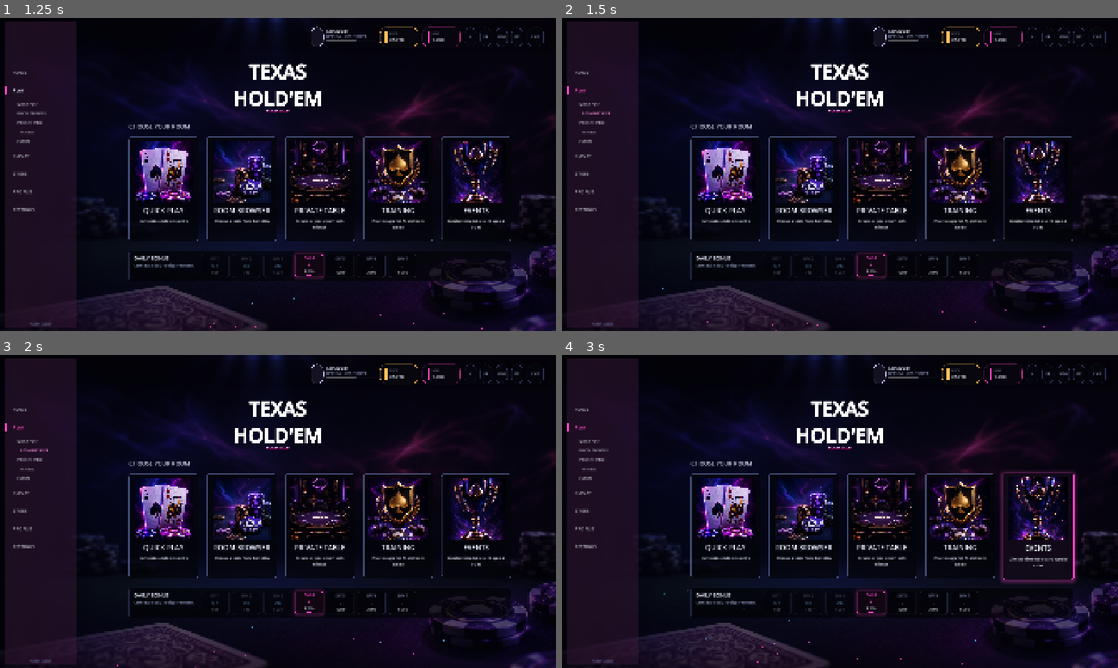
Above: before the commit, frames 1-4 (two rows, left to right).
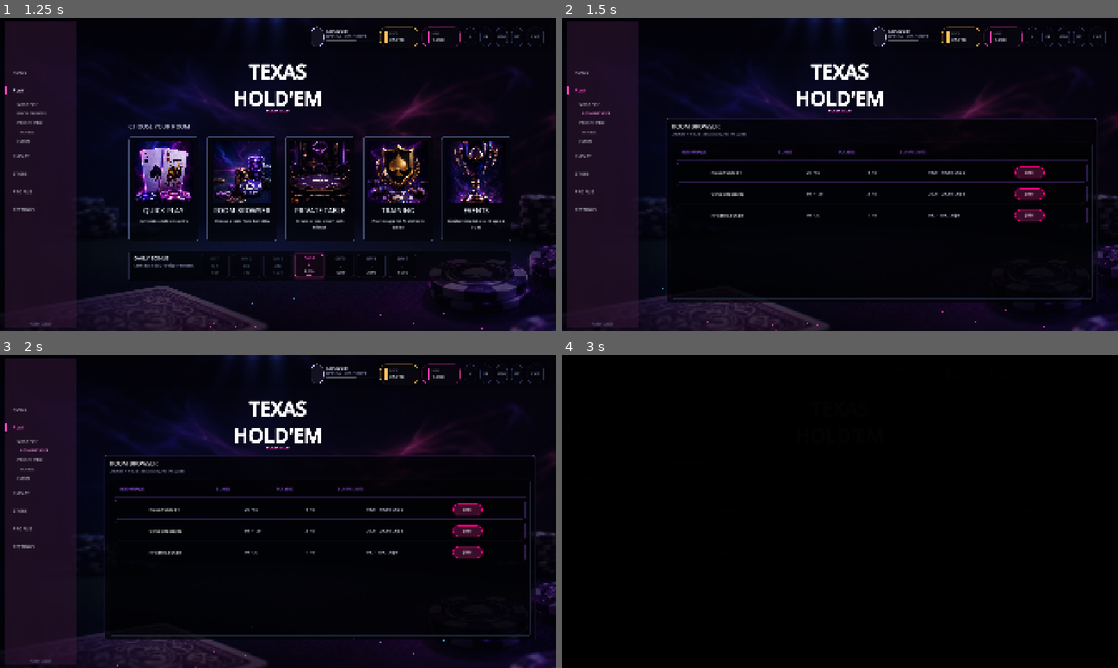
Above: after the commit, the same moments.

Repository: jjbondth18/texas
Game: Godot game, scene res://scenes/screens/home_lobby_screen.tscn
Same seed, same stepped clock (60 frames per second), same inputs: the game is played once before the commit and once after it.
Inputs (mouse positions are in pixels of both pictures, inside the frame that each line leads up to):
- Up to frame 1 (1.25 s): click "PLAY" at 0.5 s
- Up to frame 2 (1.5 s): click "ROOM BROWSER" at 1.25 s
- Up to frame 3 (2 s): no input
- Up to frame 4 (3 s): click (1029, 508) at 2 s, where only the run after the commit has a clickable "JOIN"; click (1029, 530) at 2.75 s, where only the run after the commit has a clickable "JOIN"

Frame 1 is identical in both runs. In frame 2, 14% of the frame differs, in the area x 18-97%, y 32-91%; in frame 3, 15%; in frame 4, 47%, in the area x 0-100%, y 0-100%.

Commit message:
antigravity: implement dynamic room browser panel and cinematic table transition

Diff:
--- a/scripts/screens/home_lobby_screen.gd
+++ b/scripts/screens/home_lobby_screen.gd
@@ -7,7 +7,8 @@
 	REPLAY,
 	STORE,
 	PROFILE,
-	SETTINGS
+	SETTINGS,
+	ROOM_BROWSER
 }
 
 @export var background_motion_enabled := true
@@ -28,6 +29,7 @@
 var _logo_fallback: Control
 var _prompt: Label
 var _play_panel: PanelContainer
+var _room_browser_panel: PanelContainer
 var _replay_panel: PanelContainer
 var _store_panel: PanelContainer
 var _profile_panel: PanelContainer
@@ -38,6 +40,7 @@
 var _foreground_decor: TextureRect
 var _expanded := false
 var _bg_breath_tween: Tween
+var _fade_overlay: ColorRect
 
 const MockDataProvider := preload("res://scripts/demo/mock_data_provider.gd")
 const MODE_IMAGES := {
@@ -66,11 +69,20 @@
 	_build_foreground()
 	_build_layout()
 	_build_play_panel()
+	_build_room_browser_panel()
 	_build_replay_panel()
 	_build_store_panel()
 	_build_profile_panel()
 	_build_settings_panel()
 
+	_fade_overlay = ColorRect.new()
+	_fade_overlay.name = "FadeOverlay"
+	_fade_overlay.set_anchors_preset(Control.PRESET_FULL_RECT)
+	_fade_overlay.color = Color(0, 0, 0, 0)
+	_fade_overlay.mouse_filter = Control.MOUSE_FILTER_IGNORE
+	_fade_overlay.visible = false
+	add_child(_fade_overlay)
+
 	var lobby_vm := MockDataProvider.get_lobby_view_model()
 	_top_bar.configure(lobby_vm["player"])
 	set_state(LobbyState.COLLAPSED, false)
@@ -82,7 +94,7 @@
 	var nav_id := "home"
 	match current_state:
 		LobbyState.COLLAPSED: nav_id = "home"
-		LobbyState.PLAY_EXPANDED: nav_id = "play"
+		LobbyState.PLAY_EXPANDED, LobbyState.ROOM_BROWSER: nav_id = "play"
 		LobbyState.REPLAY: nav_id = "replay"
 		LobbyState.STORE: nav_id = "store"
 		LobbyState.PROFILE: nav_id = "profile"
@@ -344,6 +356,8 @@
 
 func _on_play_submenu_selected(id: String) -> void:
 	print("Selected play submenu: %s" % id)
+	if id == "room_browser":
+		set_state(LobbyState.ROOM_BROWSER)
 
 var _transition_tween: Tween
 
@@ -368,6 +382,7 @@
 		LobbyState.STORE: return _store_panel
 		LobbyState.PROFILE: return _profile_panel
 		LobbyState.SETTINGS: return _settings_panel
+		LobbyState.ROOM_BROWSER: return _room_browser_panel
 		_: return null
 
 func _set_expanded(value: bool, immediate: bool = false) -> void:
@@ -380,7 +395,7 @@
 	var logo_scale := LOGO_EXPANDED_SCALE if value else LOGO_COLLAPSED_SCALE
 
 	var active_panel := _get_panel_for_state(current_state)
-	var all_panels := [_play_panel, _replay_panel, _store_panel, _profile_panel, _settings_panel]
+	var all_panels := [_play_panel, _replay_panel, _store_panel, _profile_panel, _settings_panel, _room_browser_panel]
 
 	if _transition_tween:
 		_transition_tween.kill()
@@ -480,6 +495,8 @@
 
 func _on_mode_selected(id: String) -> void:
 	print("Selected lobby mode: %s" % id)
+	if id == "room_browser":
+		set_state(LobbyState.ROOM_BROWSER)
 
 func set_background_motion_enabled(value: bool) -> void:
 	background_motion_enabled = value
@@ -515,6 +532,8 @@
 		set_state(LobbyState.PROFILE, false)
 	elif state == "settings":
 		set_state(LobbyState.SETTINGS, false)
+	elif state == "room_browser":
+		set_state(LobbyState.ROOM_BROWSER, false)
 	else:
 		set_state(LobbyState.COLLAPSED, false)
 	var hover_index := _arg_value(args, "--capture-lobby-hover-index", "")
@@ -664,6 +683,164 @@
 			_cta_button.modulate.a = alpha
 		else:
 			_cta_button.modulate.a = 1.0
+
+func _on_join_pressed(room_id: String) -> void:
+	print("Loading Poker Table: %s..." % room_id)
+	_fade_overlay.visible = true
+	_fade_overlay.color = Color(0, 0, 0, 0)
+	_fade_overlay.mouse_filter = Control.MOUSE_FILTER_STOP
+	_stop_bg_breathing()
+	var tween := create_tween()
+	tween.tween_property(_fade_overlay, "color", Color(0.0, 0.0, 0.0, 1.0), 1.0).set_trans(Tween.TRANS_SINE).set_ease(Tween.EASE_IN_OUT)
+	tween.tween_callback(func() -> void:
+		print("Transition complete. Poker table %s loaded." % room_id)
+	)
+
+func _build_room_browser_panel() -> void:
+	_room_browser_panel = PanelContainer.new()
+	_room_browser_panel.name = "RoomBrowserPanel"
+	_room_browser_panel.anchor_left = 0.0
+	_room_browser_panel.anchor_top = 0.32
+	_room_browser_panel.anchor_right = 1.0
+	_room_browser_panel.anchor_bottom = 0.91
+	_room_browser_panel.offset_left = MAIN_LEFT
+	_room_browser_panel.offset_right = -MAIN_RIGHT
+	_room_browser_panel.mouse_filter = Control.MOUSE_FILTER_PASS
+	_room_browser_panel.custom_minimum_size = Vector2(0, 580)
+	_room_browser_panel.visible = false
+	_room_browser_panel.modulate.a = 0.0
+	_room_browser_panel.add_theme_stylebox_override("panel", HomeTheme.make_panel_style(Color(0.006, 0.008, 0.016, 0.72), Color(0.62, 0.36, 1.0, 0.28), 8, 1))
+	_lobby_ui_root.add_child(_room_browser_panel)
+
+	var content := VBoxContainer.new()
+	content.name = "RoomBrowserContent"
+	content.add_theme_constant_override("separation", 20)
+	_room_browser_panel.add_child(content)
+
+	var title_box := VBoxContainer.new()
+	content.add_child(title_box)
+	var title := Label.new()
+	title.text = "ROOM BROWSER"
+	HomeTheme.make_font_settings(title, 20, Color(1, 1, 1, 0.95))
+	title_box.add_child(title)
+	var sub := Label.new()
+	sub.text = "CHOOSE A NEON TABLE AND JOIN THE GAME"
+	HomeTheme.make_font_settings(sub, 12, HomeTheme.MUTED)
+	title_box.add_child(sub)
+
+	var list_container := PanelContainer.new()
+	list_container.size_flags_vertical = Control.SIZE_EXPAND_FILL
+	list_container.add_theme_stylebox_override("panel", HomeTheme.make_panel_style(Color(0.004, 0.006, 0.012, 0.50), Color(0.2, 0.24, 0.38, 0.25), 8, 1))
+	content.add_child(list_container)
+
+	var list_vbox := VBoxContainer.new()
+	list_vbox.add_theme_constant_override("separation", 8)
+	list_container.add_child(list_vbox)
+
+	var header_hbox := HBoxContainer.new()
+	header_hbox.custom_minimum_size = Vector2(0, 40)
+	header_hbox.add_theme_constant_override("separation", 10)
+
+	var header_pad := MarginContainer.new()
+	header_pad.add_theme_constant_override("margin_left", 20)
+	header_pad.add_theme_constant_override("margin_right", 20)
+	header_pad.size_flags_horizontal = Control.SIZE_EXPAND_FILL
+	header_pad.add_child(header_hbox)
+	list_vbox.add_child(header_pad)
+
+	var col_widths := [320, 200, 200, 260, 160]
+	var headers := ["ROOM NAME", "BLINDS", "PLAYERS", "BUY-IN LIMITS", ""]
+
+	for i in range(headers.size()):
+		var lbl := Label.new()
+		lbl.text = headers[i]
+		lbl.custom_minimum_size = Vector2(col_widths[i], 0)
+		HomeTheme.make_font_settings(lbl, 13, HomeTheme.PURPLE)
+		header_hbox.add_child(lbl)
+
+	var sep := ColorRect.new()
+	sep.custom_minimum_size = Vector2(0, 1)
+	sep.color = Color(0.62, 0.36, 1.0, 0.18)
+	list_vbox.add_child(sep)
+
+	var rooms := MockDataProvider.get_mock_rooms()
+	for room in rooms:
+		var row_panel := PanelContainer.new()
+		row_panel.custom_minimum_size = Vector2(0, 64)
+		row_panel.add_theme_stylebox_override("panel", HomeTheme.make_panel_style(Color(0.008, 0.010, 0.024, 0.30), Color(0.62, 0.36, 1.0, 0.12), 6, 1))
+		list_vbox.add_child(row_panel)
+
+		var row_margin := MarginContainer.new()
+		row_margin.add_theme_constant_override("margin_left", 20)
+		row_margin.add_theme_constant_override("margin_right", 20)
+		row_panel.add_child(row_margin)
+
+		var row_hbox := HBoxContainer.new()
+		row_hbox.alignment = BoxContainer.ALIGNMENT_CENTER
+		row_hbox.add_theme_constant_override("separation", 10)
+		row_margin.add_child(row_hbox)
+
+		var name_lbl := Label.new()
+		name_lbl.text = room["name"]
+		name_lbl.custom_minimum_size = Vector2(col_widths[0], 0)
+		HomeTheme.make_font_settings(name_lbl, 15, Color(1, 1, 1, 0.95))
+		row_hbox.add_child(name_lbl)
+
+		var blinds_lbl := Label.new()
+		blinds_lbl.text = "%d / %d" % [room["small_blind"], room["big_blind"]]
+		blinds_lbl.custom_minimum_size = Vector2(col_widths[1], 0)
+		HomeTheme.make_font_settings(blinds_lbl, 14, Color(0.85, 0.90, 1.0))
+		row_hbox.add_child(blinds_lbl)
+
+		var players_lbl := Label.new()
+		players_lbl.text = "%d / %d" % [room["players"], room["max_players"]]
+		players_lbl.custom_minimum_size = Vector2(col_widths[2], 0)
+		HomeTheme.make_font_settings(players_lbl, 14, Color(0.85, 0.90, 1.0))
+		row_hbox.add_child(players_lbl)
+
+		var buyin_lbl := Label.new()
+		buyin_lbl.text = "%d - %d Chips" % [room["buy_in_min"], room["buy_in_max"]]
+		buyin_lbl.custom_minimum_size = Vector2(col_widths[3], 0)
+		HomeTheme.make_font_settings(buyin_lbl, 14, Color(0.85, 0.90, 1.0))
+		row_hbox.add_child(buyin_lbl)
+
+		var btn_container := CenterContainer.new()
+		btn_container.custom_minimum_size = Vector2(col_widths[4], 0)
+		row_hbox.add_child(btn_container)
+
+		var join_btn := Button.new()
+		join_btn.text = "JOIN"
+		join_btn.custom_minimum_size = Vector2(100, 36)
+		join_btn.focus_mode = Control.FOCUS_NONE
+		join_btn.mouse_default_cursor_shape = Control.CURSOR_POINTING_HAND
+
+		var style_normal := HomeTheme.make_button_style(Color(0.22, 0.08, 0.18, 0.60), Color(1.0, 0.0, 0.5, 0.80), 18)
+		style_normal.shadow_color = Color(1.0, 0.0, 0.5, 0.25)
+		style_normal.shadow_size = 6
+
+		var style_hover := HomeTheme.make_button_style(Color(0.32, 0.12, 0.26, 0.80), Color(1.0, 0.0, 0.5, 1.0), 18)
+		style_hover.shadow_color = Color(1.0, 0.0, 0.5, 0.60)
+		style_hover.shadow_size = 14
+
+		join_btn.add_theme_stylebox_override("normal", style_normal)
+		join_btn.add_theme_stylebox_override("hover", style_hover)
+		join_btn.add_theme_stylebox_override("pressed", style_hover)
+		join_btn.add_theme_color_override("font_color", Color(1, 1, 1, 0.95))
+		join_btn.add_theme_color_override("font_hover_color", Color(1, 1, 1, 1))
+		join_btn.add_theme_font_size_override("font_size", 13)
+
+		join_btn.mouse_entered.connect(func() -> void:
+			var btn_tween := create_tween()
+			btn_tween.tween_property(join_btn, "scale", Vector2(1.06, 1.06), 0.12).set_trans(Tween.TRANS_CUBIC).set_ease(Tween.EASE_OUT)
+		)
+		join_btn.mouse_exited.connect(func() -> void:
+			var btn_tween := create_tween()
+			btn_tween.tween_property(join_btn, "scale", Vector2(1.0, 1.0), 0.12).set_trans(Tween.TRANS_CUBIC).set_ease(Tween.EASE_OUT)
+		)
+
+		var r_id := String(room["room_id"])
+		join_btn.pressed.connect(func() -> void: _on_join_pressed(r_id))
+		btn_container.add_child(join_btn)
 
 func _build_replay_panel() -> void:
 	_replay_panel = PanelContainer.new()
Not shown, added: docs/screenshots/runtime_profile_panel.png.import
Not shown, added: docs/screenshots/runtime_replay_panel.png.import
Binary file added: docs/screenshots/runtime_room_browser.png
Not shown, added: docs/screenshots/runtime_settings_panel.png.import
Not shown, added: docs/screenshots/runtime_store_panel.png.import
Not shown, added: scripts/app/profile_view_model.gd.uid
Not shown, added: scripts/app/replay_view_model.gd.uid
Not shown, added: scripts/app/settings_view_model.gd.uid
Not shown, added: scripts/app/store_view_model.gd.uid
Not shown, added: scripts/data/replay_analysis_state.gd.uid
Not shown, added: scripts/data/replay_record.gd.uid
Not shown, added: scripts/demo/mock_table_simulation.gd.uid
(and 2 more such lines)
